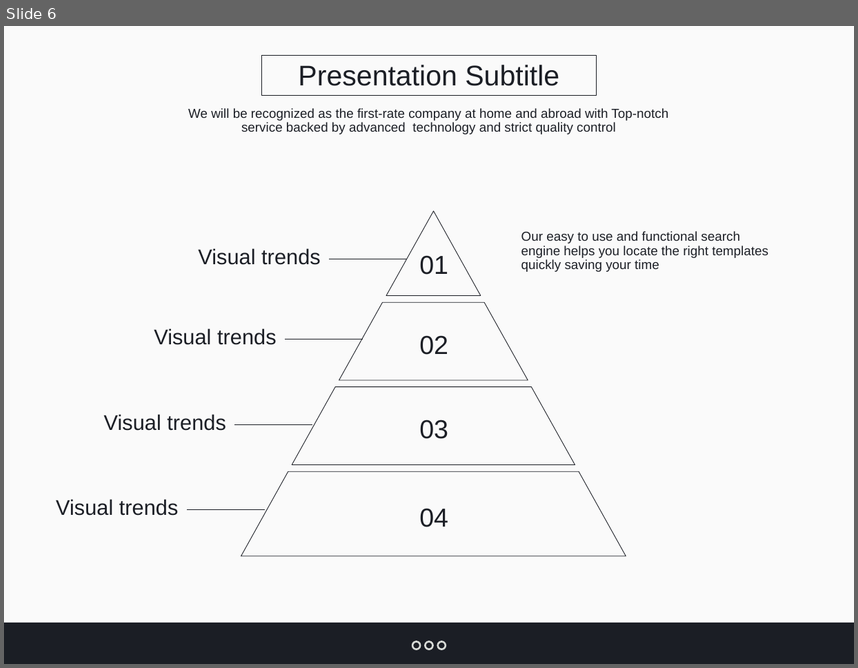
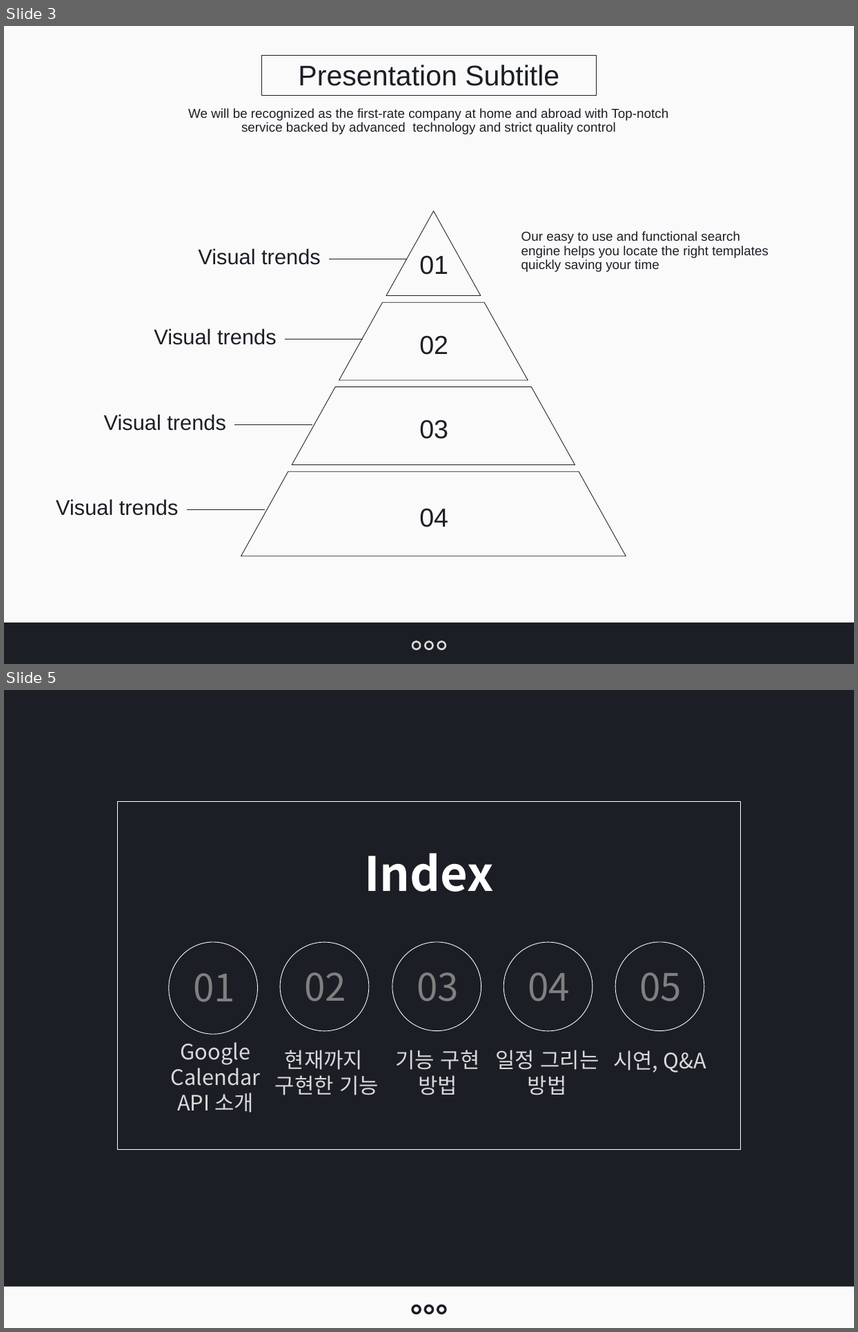
Before and after one commit to jangys/calendarProjectDocument, a slide deck: O0100010.pptx. Shown one above the other, each under a label of ours: slide 6 before the commit, slides 3 and 5 after it; the slides between them are not shown. The pictures are 858x668 and 858x1332 pixels, drawn with LibreOffice and Linux fonts; fonts in the diff are those of the drawing. Boxes give left, top, right and bottom in pixels: in the first picture for what was removed or moved away, otherwise in the second. Text is boxed around its words. In the diff, an @@ line names an element or a change of style, - is before the commit and + after.

```diff
--- a/O0100010.pptx
+++ b/O0100010.pptx
@@ slide 5 added at [4, 690, 854, 1328], background #FFFFFF @@
@@ rectangle added at [4, 690, 854, 1328], fill #1B1E25 @@
@@ rectangle added at [118, 801, 740, 1149], outline #FFFFFF 0.5 pt @@
@@ text added at [364, 853, 494, 891], 40 pt, text #FFFFFF, bold @@
+Index
@@ ellipse added at [169, 942, 257, 1034], outline #FFFFFF 0.5 pt @@
@@ ellipse added at [280, 942, 369, 1030], outline #FFFFFF 0.5 pt @@
@@ ellipse added at [392, 942, 481, 1030], outline #FFFFFF 0.5 pt @@
@@ ellipse added at [504, 942, 593, 1030], outline #FFFFFF 0.5 pt @@
@@ ellipse added at [615, 942, 704, 1030], outline #FFFFFF 0.5 pt @@
@@ text added at [193, 973, 235, 1002], 32 pt, text #808080 @@
+01
@@ text added at [304, 972, 346, 1001], 32 pt, text #808080 @@
+02
@@ text added at [417, 972, 459, 1001], 32 pt, text #808080 @@
+03
@@ text added at [528, 972, 570, 1001], 32 pt, text #808080 @@
+04
@@ text added at [639, 972, 682, 1001], 32 pt, text #808080 @@
+05
@@ text added at [171, 1042, 261, 1112], 18 pt, text #D9D9D9 @@
+Google Calendar API 소개
@@ text added at [275, 1049, 379, 1095], 18 pt, text #D9D9D9 @@
+현재까지
+구현한 기능
@@ text added at [396, 1049, 480, 1095], 18 pt, text #D9D9D9 @@
+기능 구현 방법
@@ text added at [495, 1049, 599, 1095], 18 pt, text #D9D9D9 @@
+일정 그리는 방법
@@ text added at [613, 1050, 706, 1072], 18 pt, text #D9D9D9 @@
+시연, Q&A
@@ rectangle added at [4, 1286, 854, 1328], fill #FAFAFA @@
@@ ellipse added at [413, 1305, 421, 1313], outline #1B1E25 2 pt @@
@@ ellipse added at [425, 1305, 432, 1313], outline #1B1E25 2 pt @@
@@ ellipse added at [437, 1305, 445, 1313], outline #1B1E25 2 pt @@
@@ what was slide 6 is now slide 3 @@
```
Also in this commit, not shown: 1 slide changed, 19 other slides added, 3 slides removed, 2 other files.
